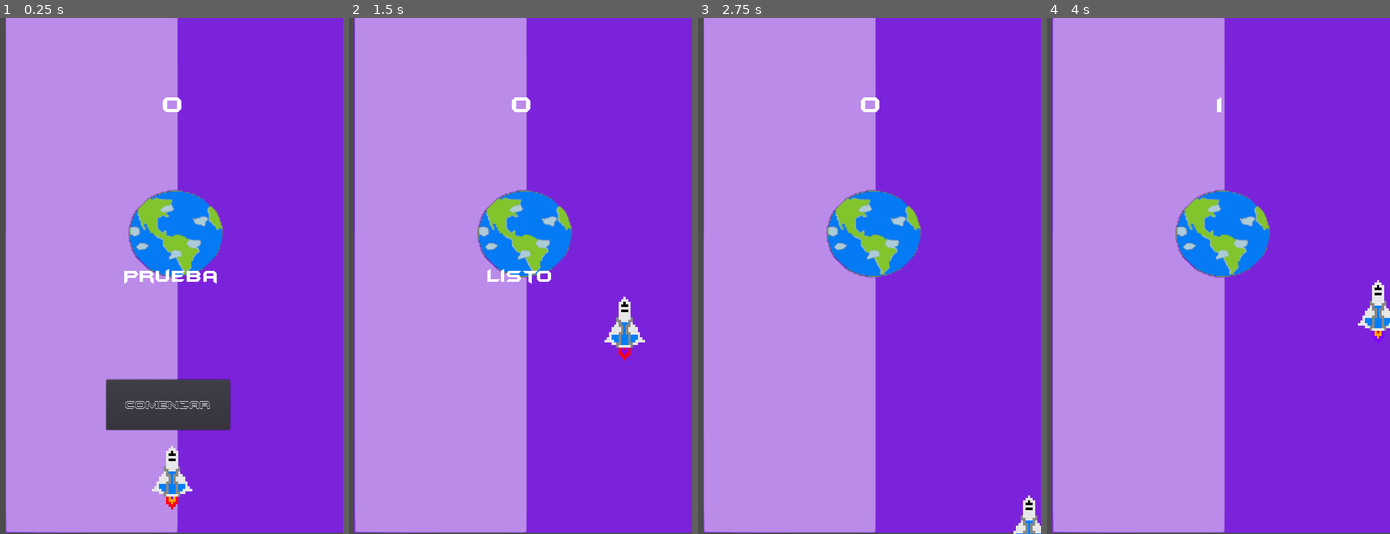
Above: before the commit, frames 1-4 (left to right).
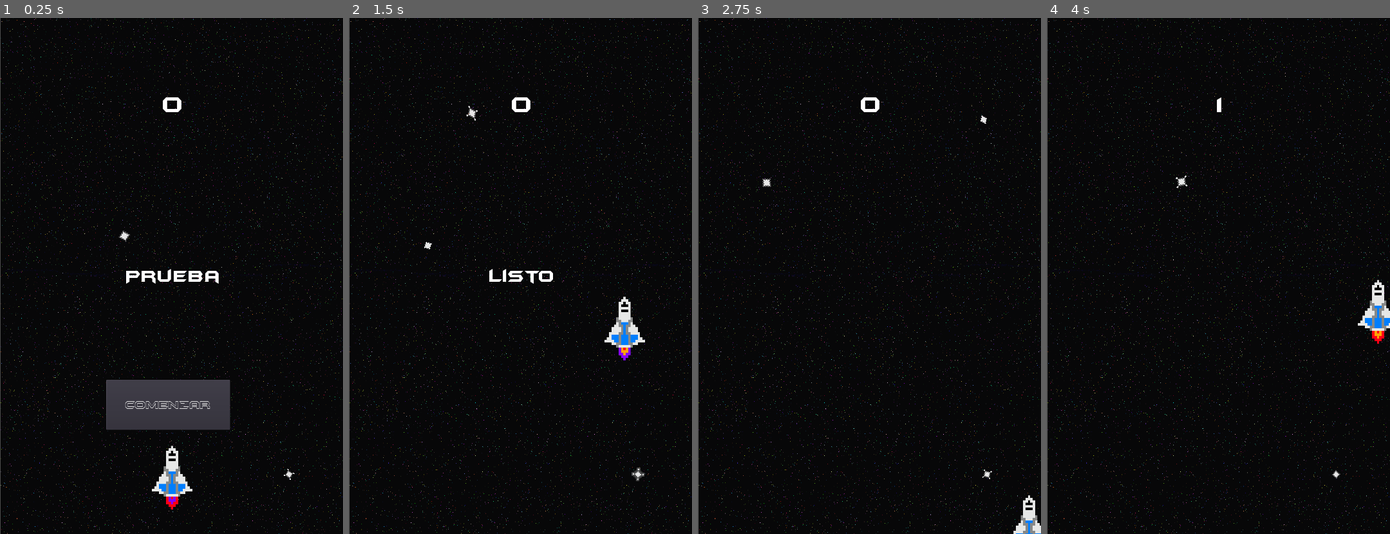
Above: after the commit, the same moments.

Repository: Adrian0910/Proyecto_1.0
Game: Godot game, scene res://main.tscn
The game is run twice, just before and just after one commit, with the same random seed, the same clock (stepped at 60 frames per second) and the same inputs.
Inputs:
- Up to frame 1 (0.25 s): no input
- Up to frame 2 (1.5 s): click "Comenzar" at 0.5 s; hold Right (ui_right) from 1.28 s (still down)
- Up to frame 3 (2.75 s): release Right (ui_right) at 2.03 s; hold Down (ui_down) from 2.03 s (still down)
- Up to frame 4 (4 s): release Down (ui_down) at 2.78 s; hold Right (ui_right) 2.78-3.53 s; hold Up (ui_up) from 3.53 s (still down)

The runs differ from the first frame. In frame 1, 95% of the frame differs, in the area x 0-100%, y 0-100%; in frame 2, 99%; in frame 3, 99%; in frame 4, 99%.

Commit message:
actualización de archivo principal
Se suben los archivos que conforman el proyecto actualizado al 22 de octubre

Diff:
--- a/Tacos inc/Interfaz.gd
+++ b/Tacos inc/Interfaz.gd
@@ -5,8 +5,11 @@
 
 #Funcion para mostrar la cadena introducida como "texto_a" en pantalla
 func mostrar_mensaje(texto_a):
+	if texto_a=="Juego Terminado":
+		$Mensajes.ubicacion($Position2D.position)
 	$Mensajes.text=texto_a
 	$Mensajes.show()
+
 	$Mensaje_timer.start() #Se comienza un contador de tiempo antes de ocultar el mensaje
 
 
--- a/Tacos inc/Interfaz.tscn
+++ b/Tacos inc/Interfaz.tscn
@@ -1,8 +1,9 @@
-[gd_scene load_steps=7 format=2]
+[gd_scene load_steps=8 format=2]
 
 [ext_resource path="res://Interfaz.gd" type="Script" id=1]
 [ext_resource path="res://Sprite/50x50/batmfa__.ttf" type="DynamicFontData" id=2]
-[ext_resource path="res://Sprite/50x50/batmfo__.ttf" type="DynamicFontData" id=3]
+[ext_resource path="res://Mensajes.gd" type="Script" id=3]
+[ext_resource path="res://Sprite/50x50/batmfo__.ttf" type="DynamicFontData" id=4]
 
 [sub_resource type="DynamicFont" id=1]
 size = 52
@@ -36,14 +37,15 @@
 anchor_top = 0.5
 anchor_right = 0.5
 anchor_bottom = 0.5
-margin_left = -159.0
+margin_left = -356.0
 margin_top = -64.0
-margin_right = 159.0
+margin_right = 364.0
 margin_bottom = 64.0
 custom_fonts/font = SubResource( 2 )
 text = "Prueba"
 align = 1
 valign = 1
+script = ExtResource( 3 )
 
 [node name="Button" type="Button" parent="."]
 anchor_left = 0.5
@@ -58,5 +60,8 @@
 text = "Comenzar"
 
 [node name="Mensaje_timer" type="Timer" parent="."]
+
+[node name="Position2D" type="Position2D" parent="."]
+position = Vector2( 161.993, 266.571 )
 [connection signal="pressed" from="Button" to="." method="_on_Button_pressed"]
 [connection signal="timeout" from="Mensaje_timer" to="." method="_on_Mensaje_timer_timeout"]
--- /dev/null
+++ b/Tacos inc/Mensajes.gd
@@ -0,0 +1,12 @@
+extends Label
+
+# Declare member variables here. Examples:
+# var a = 2
+# var b = "text"
+
+# Called when the node enters the scene tree for the first time.
+func _ready():
+	pass # Replace with function body.
+
+func ubicacion(posision):
+	posision=posision
--- a/Tacos inc/Nave.gd
+++ b/Tacos inc/Nave.gd
@@ -2,6 +2,7 @@
 export (int) var velocidad
 var Movimiento = Vector2()
 var limiteVentana
+signal golpe
 # Called when the node enters the scene tree for the first time.
 func _ready():
 	limiteVentana = get_viewport_rect().size
@@ -28,6 +29,7 @@
 
 func inicio(pos):
 		position = pos
+		$CollisionShape2D.disabled = false
 		show() #mostrar el jugador
 		#$Collisionshape.disabled=false
 
@@ -37,3 +39,9 @@
 	#	$AnimatedSprite.animation = "Nave"
 	#else:
 	#	$AnimatedSprite.animation = "Alto"
+
+
+func _on_Nave_body_entered(body):
+	hide()
+	$CollisionShape2D.disabled = true
+	emit_signal("golpe")
--- a/Tacos inc/Nave.tscn
+++ b/Tacos inc/Nave.tscn
@@ -34,6 +34,7 @@
 scale = Vector2( 0.3125, 0.332031 )
 frames = SubResource( 1 )
 animation = "Nave"
+frame = 1
 playing = true
 
 [node name="CollisionShape2D" type="CollisionShape2D" parent="."]
--- /dev/null
+++ b/Tacos inc/Node2D.gd
@@ -0,0 +1,9 @@
+extends Node2D
+
+
+func _ready():
+
+	get_node("AnimationPlayer").play("estrella")
+	pass
+	#get_node("AnimationPlayer").play("estrella principal")
+	#pass
--- /dev/null
+++ b/Tacos inc/Node2D.tscn
@@ -0,0 +1,150 @@
+[gd_scene load_steps=14 format=2]
+
+[ext_resource path="res://Node2D.gd" type="Script" id=1]
+[ext_resource path="res://fondo_estrellas.png" type="Texture" id=2]
+[ext_resource path="res://estrella1.png" type="Texture" id=3]
+[ext_resource path="res://estrella2.png" type="Texture" id=4]
+[ext_resource path="res://estrella3.png" type="Texture" id=5]
+[ext_resource path="res://estrella4.png" type="Texture" id=6]
+
+[sub_resource type="Animation" id=1]
+resource_name = "Nueva animación"
+
+[sub_resource type="Animation" id=2]
+resource_name = "estrella"
+length = 5.0
+loop = true
+tracks/0/type = "value"
+tracks/0/path = NodePath("AnimatedSprite2:rotation_degrees")
+tracks/0/interp = 1
+tracks/0/loop_wrap = true
+tracks/0/imported = false
+tracks/0/enabled = true
+tracks/0/keys = {
+"times": PoolRealArray( 0, 1, 2, 3, 4, 5 ),
+"transitions": PoolRealArray( 1, 1, 1, 1, 1, 1 ),
+"update": 0,
+"values": [ 136.81, 259.76, 109.224, 280.208, 357.385, 445.478 ]
+}
+tracks/1/type = "value"
+tracks/1/path = NodePath("AnimatedSprite:position")
+tracks/1/interp = 1
+tracks/1/loop_wrap = true
+tracks/1/imported = false
+tracks/1/enabled = true
+tracks/1/keys = {
+"times": PoolRealArray( 0, 2, 3, 4, 5 ),
+"transitions": PoolRealArray( 1, 1, 1, 1, 1 ),
+"update": 0,
+"values": [ Vector2( -166.951, 140.171 ), Vector2( 400.111, 218.929 ), Vector2( 665.026, 214.156 ), Vector2( 929.225, 181.459 ), Vector2( 1154.76, 147.331 ) ]
+}
+tracks/2/type = "value"
+tracks/2/path = NodePath("AnimatedSprite3:rotation_degrees")
+tracks/2/interp = 1
+tracks/2/loop_wrap = true
+tracks/2/imported = false
+tracks/2/enabled = true
+tracks/2/keys = {
+"times": PoolRealArray( 0, 1, 2, 3, 4, 5 ),
+"transitions": PoolRealArray( 1, 1, 1, 1, 1, 1 ),
+"update": 0,
+"values": [ 493.939, 622.944, 759.804, 524.269, 666.984, 339.551 ]
+}
+tracks/3/type = "value"
+tracks/3/path = NodePath("AnimatedSprite3:position")
+tracks/3/interp = 1
+tracks/3/loop_wrap = true
+tracks/3/imported = false
+tracks/3/enabled = true
+tracks/3/keys = {
+"times": PoolRealArray( 0, 1, 2, 3, 4, 5 ),
+"transitions": PoolRealArray( 1, 1, 1, 1, 1, 1 ),
+"update": 0,
+"values": [ Vector2( 273.367, 434.939 ), Vector2( 226.64, 520.857 ), Vector2( 99.6464, 430.04 ), Vector2( 159.061, 317.115 ), Vector2( 282.537, 342.865 ), Vector2( 273.367, 434.939 ) ]
+}
+
+[sub_resource type="Animation" id=3]
+length = 5.0
+loop = true
+tracks/0/type = "value"
+tracks/0/path = NodePath("AnimatedSprite:rotation_degrees")
+tracks/0/interp = 1
+tracks/0/loop_wrap = true
+tracks/0/imported = false
+tracks/0/enabled = true
+tracks/0/keys = {
+"times": PoolRealArray( 0, 1, 2, 3, 4, 5 ),
+"transitions": PoolRealArray( 1, 1, 1, 1, 1, 1 ),
+"update": 0,
+"values": [ 0.0, 138.027, 220.453, 250.283, 243.469, 120.27 ]
+}
+
+[sub_resource type="Animation" id=4]
+length = 10.0
+loop = true
+step = 5.0
+
+[sub_resource type="Animation" id=5]
+length = 10.0
+loop = true
+
+[sub_resource type="SpriteFrames" id=6]
+animations = [ {
+"frames": [ ExtResource( 3 ), ExtResource( 4 ), ExtResource( 5 ), ExtResource( 6 ), ExtResource( 6 ), ExtResource( 5 ), ExtResource( 4 ), ExtResource( 3 ) ],
+"loop": true,
+"name": "default",
+"speed": 10.0
+} ]
+
+[sub_resource type="SpriteFrames" id=7]
+animations = [ {
+"frames": [ ExtResource( 3 ), ExtResource( 4 ), ExtResource( 5 ), ExtResource( 6 ), ExtResource( 6 ), ExtResource( 5 ), ExtResource( 4 ), ExtResource( 3 ) ],
+"loop": true,
+"name": "estrella2",
+"speed": 9.0
+} ]
+
+[node name="Node2D" type="Node2D"]
+script = ExtResource( 1 )
+
+[node name="AnimationPlayer" type="AnimationPlayer" parent="."]
+"anims/Nueva animación" = SubResource( 1 )
+anims/estrella = SubResource( 2 )
+"anims/estrella principal" = SubResource( 3 )
+anims/estrella1 = SubResource( 4 )
+anims/estrella_1 = SubResource( 5 )
+
+[node name="Sprite" type="Sprite" parent="."]
+position = Vector2( 367.112, 548.697 )
+scale = Vector2( 0.38152, 1.01638 )
+texture = ExtResource( 2 )
+
+[node name="AnimatedSprite" type="AnimatedSprite" parent="."]
+position = Vector2( 1127.93, 165.837 )
+rotation = 4.27921
+scale = Vector2( 0.460966, 0.346993 )
+frames = SubResource( 6 )
+playing = true
+flip_h = true
+
+[node name="AnimatedSprite2" type="AnimatedSprite" parent="."]
+position = Vector2( 606.758, 955.133 )
+rotation = 7.77506
+scale = Vector2( 0.315582, 0.31746 )
+frames = SubResource( 7 )
+animation = "estrella2"
+frame = 5
+speed_scale = 2.0
+playing = true
+flip_h = true
+
+[node name="AnimatedSprite3" type="AnimatedSprite" parent="."]
+position = Vector2( 129.265, 580.436 )
+rotation = 5.92628
+scale = Vector2( 0.43327, 0.402332 )
+frames = SubResource( 7 )
+animation = "estrella2"
+frame = 1
+speed_scale = 2.0
+playing = true
+flip_h = true
--- a/Tacos inc/Obstaculos.tscn
+++ b/Tacos inc/Obstaculos.tscn
@@ -1,9 +1,8 @@
-[gd_scene load_steps=7 format=2]
+[gd_scene load_steps=6 format=2]
 
 [ext_resource path="res://RigidBody2D.gd" type="Script" id=1]
 [ext_resource path="res://Sprite/Barra_negra.png" type="Texture" id=2]
 [ext_resource path="res://Sprite/Barra_blanca.png" type="Texture" id=3]
-[ext_resource path="res://VisibilityNotifier2D.gd" type="Script" id=4]
 
 [sub_resource type="SpriteFrames" id=1]
 animations = [ {
@@ -19,10 +18,10 @@
 } ]
 
 [sub_resource type="RectangleShape2D" id=2]
-extents = Vector2( 363.306, 12.4062 )
+extents = Vector2( 205.941, 20.0802 )
 
 [node name="Barra_enemigo" type="RigidBody2D"]
-position = Vector2( 38.9949, 204.977 )
+position = Vector2( 33.9881, 8.61156 )
 collision_mask = 0
 gravity_scale = 0.0
 script = ExtResource( 1 )
@@ -32,18 +31,15 @@
 }
 
 [node name="Sprite" type="AnimatedSprite" parent="."]
-position = Vector2( 312.628, 73.6871 )
-scale = Vector2( 1.5, 1 )
+position = Vector2( 336.29, 73.6871 )
+scale = Vector2( 1.14947, 1 )
 frames = SubResource( 1 )
 animation = "Negra"
 
-[node name="Collision" type="CollisionShape2D" parent="."]
-position = Vector2( 316.088, 41.0214 )
-scale = Vector2( 1.5, 1 )
+[node name="colision_izq" type="CollisionShape2D" parent="."]
+position = Vector2( 131.071, 29.4686 )
 shape = SubResource( 2 )
 
-[node name="Visibilidad" type="VisibilityNotifier2D" parent="."]
-position = Vector2( 317.014, 21.0856 )
-scale = Vector2( 52.1457, 3.10856 )
-script = ExtResource( 4 )
-[connection signal="screen_exited" from="Visibilidad" to="." method="_on_Visibilidad_screen_exited"]
+[node name="Colision_der" type="CollisionShape2D" parent="."]
+position = Vector2( 546.07, 28.4686 )
+shape = SubResource( 2 )
--- a/Tacos inc/RigidBody2D.gd
+++ b/Tacos inc/RigidBody2D.gd
@@ -5,6 +5,16 @@
 
 func _ready():
 	 $Sprite.animation = tipos_barra[randi() % tipos_barra.size()]
+	 colisiones($Sprite.animation)
+
+func colisiones(dibujo):
+	if dibujo == "Negra":
+		$colision_izq.disabled=true
+		$Colision_der.disabled=false
+
+	if dibujo =="Blanca":
+		$Colision_der.disabled=true
+		$colision_izq.disabled=false
 
 
 
--- /dev/null
+++ b/Tacos inc/estrellutas_animadas.tscn
@@ -0,0 +1,7 @@
+[gd_scene load_steps=2 format=2]
+
+[ext_resource path="res://Node2D.tscn" type="PackedScene" id=1]
+
+[node name="ParallaxBackground" type="ParallaxBackground"]
+
+[node name="Node2D" parent="." instance=ExtResource( 1 )]
--- a/Tacos inc/main.gd
+++ b/Tacos inc/main.gd
@@ -57,3 +57,13 @@
 	#Se define su velocidad de forma random #entre los valores
 	#de "min_speed" y "max_speed" correspondientes a la clase "Barra_enemigo"
 	b.set_linear_velocity(Vector2(rand_range(b.min_speed,b.max_speed),0).rotated(PI/2))
+
+
+
+
+
+
+
+
+func _on_Nave_golpe():
+	game_over()
--- a/Tacos inc/main.tscn
+++ b/Tacos inc/main.tscn
@@ -2,8 +2,8 @@
 
 [ext_resource path="res://main.gd" type="Script" id=1]
 [ext_resource path="res://Obstaculos.tscn" type="PackedScene" id=2]
-[ext_resource path="res://Nave.tscn" type="PackedScene" id=3]
-[ext_resource path="res://ParallaxBackground.tscn" type="PackedScene" id=4]
+[ext_resource path="res://estrellutas_animadas.tscn" type="PackedScene" id=3]
+[ext_resource path="res://Nave.tscn" type="PackedScene" id=4]
 [ext_resource path="res://Interfaz.tscn" type="PackedScene" id=5]
 
 [sub_resource type="Curve2D" id=1]
@@ -15,9 +15,9 @@
 script = ExtResource( 1 )
 Barra_enemigo = ExtResource( 2 )
 
-[node name="Nave" parent="." instance=ExtResource( 3 )]
+[node name="ParallaxBackground" parent="." instance=ExtResource( 3 )]
 
-[node name="ParallaxBackground" parent="." instance=ExtResource( 4 )]
+[node name="Nave" parent="." instance=ExtResource( 4 )]
 
 [node name="Enemigo_timer" type="Timer" parent="."]
 wait_time = 4.0
@@ -41,6 +41,8 @@
 [node name="Interfaz" parent="." instance=ExtResource( 5 )]
 
 [node name="Posicion_barra" type="Position2D" parent="."]
+[connection signal="body_entered" from="Nave" to="Nave" method="_on_Nave_body_entered"]
+[connection signal="golpe" from="Nave" to="." method="_on_Nave_golpe"]
 [connection signal="timeout" from="Enemigo_timer" to="." method="_on_Enemigo_timer_timeout"]
 [connection signal="timeout" from="Score_timer" to="." method="_on_Score_timer_timeout"]
 [connection signal="timeout" from="Star_timer" to="." method="_on_Star_timer_timeout"]
Not shown: 1 places in Tacos inc/Interfaz.tscn that only renumber resources
Not shown, added: Tacos inc/Sprite/1.png.import
Not shown, added: Tacos inc/Sprite/2.png.import
Binary file added: Tacos inc/estrella1.png
Not shown, added: Tacos inc/estrella1.png.import
Binary file added: Tacos inc/estrella2.png
Not shown, added: Tacos inc/estrella2.png.import
Binary file added: Tacos inc/estrella3.png
Not shown, added: Tacos inc/estrella3.png.import
Binary file added: Tacos inc/estrella4.png
Not shown, added: Tacos inc/estrella4.png.import
Binary file added: Tacos inc/fondo_estrellas.png
(and 3 more such lines)
